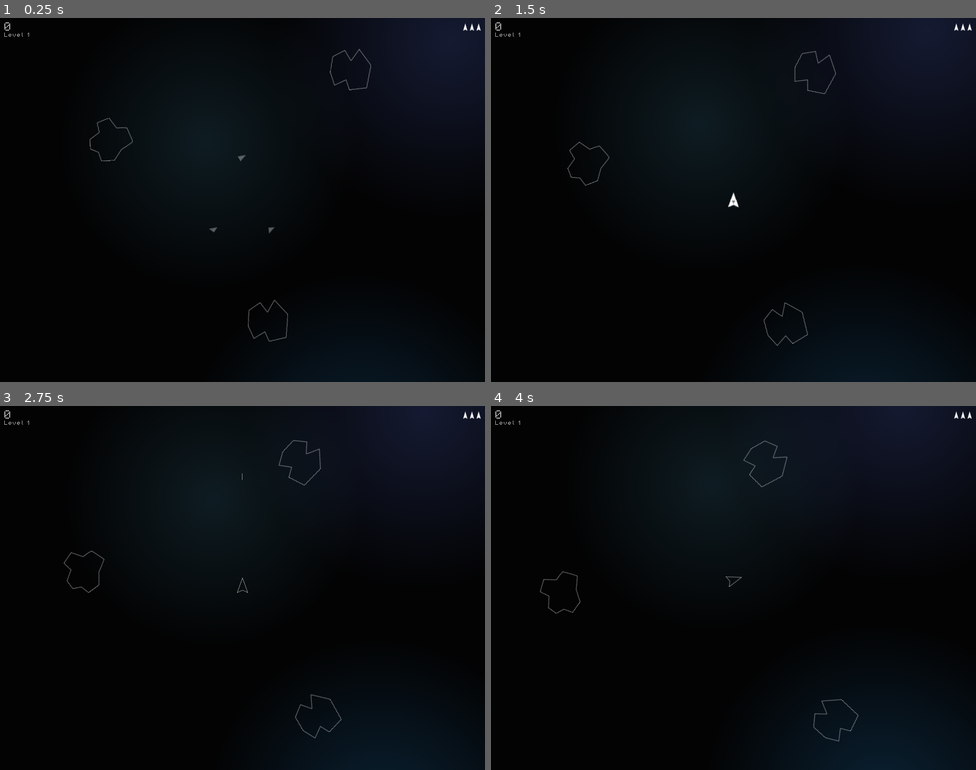
Above: before the commit, frames 1-4 (two rows, left to right).
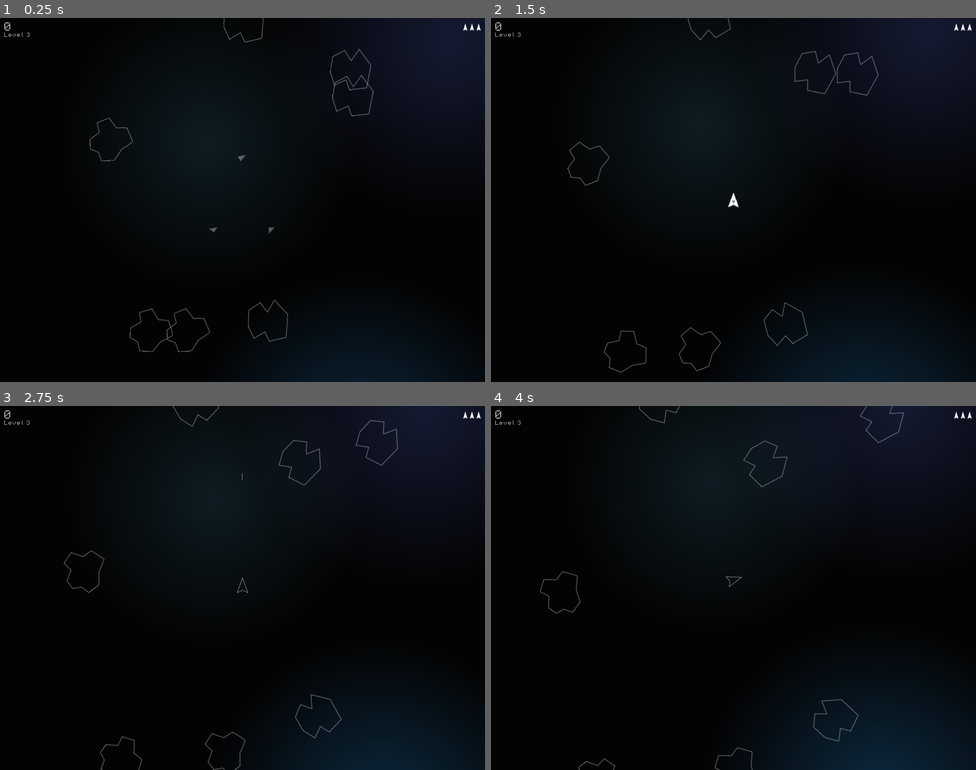
Above: after the commit, the same moments.

Repository: allgoodnames/destroid
Game: Godot game, scene res://main.tscn
Same seed, same stepped clock (60 frames per second), same inputs: the game is played once before the commit and once after it.
Inputs:
- Up to frame 1 (0.25 s): no input
- Up to frame 2 (1.5 s): tap Enter (shoot) at 0.5 s; hold Left (rotate_ccw) 0.53-1.28 s; hold Up (thrust) from 0.53 s (still down); tap Right (rotate_cw) at 1.35 s
- Up to frame 3 (2.75 s): release Up (thrust) at 2.03 s; hold Enter (shoot) from 2.03 s (still down)
- Up to frame 4 (4 s): release Enter (shoot) at 2.78 s; tap Left (rotate_ccw) at 2.85 s; hold Right (rotate_cw) from 3.53 s (still down)

The runs differ from the first frame. In frame 1, 0.3% of the frame differs, in the area x 5-77%, y 0-92%; in frame 2, 0.3%; in frame 3, 0.3%; in frame 4, 0.2%.

Commit message:
Can't remember

Diff:
--- a/main.tscn
+++ b/main.tscn
@@ -31,7 +31,7 @@
 }
 point_count = 9
 
-[node name="Main" type="Control"]
+[node name="Main" type="Control" unique_id=2056117462]
 layout_mode = 3
 anchors_preset = 15
 anchor_right = 1.0
@@ -40,7 +40,7 @@
 grow_vertical = 2
 script = ExtResource("1_ig7tw")
 
-[node name="ColorRect" type="ColorRect" parent="."]
+[node name="ColorRect" type="ColorRect" parent="." unique_id=1105058562]
 layout_mode = 0
 offset_right = 802.0
 offset_bottom = 603.0
@@ -48,17 +48,17 @@
 size_flags_vertical = 3
 color = Color(0.0110876, 0.0110876, 0.0110876, 1)
 
-[node name="Main UI" parent="." instance=ExtResource("3_h2yge")]
+[node name="Main UI" parent="." unique_id=899672484 instance=ExtResource("3_h2yge")]
 layout_mode = 1
 
-[node name="Path2D" type="Path2D" parent="."]
+[node name="Path2D" type="Path2D" parent="." unique_id=1166327]
 curve = SubResource("Curve2D_ig7tw")
 
-[node name="LightFollower" parent="Path2D" instance=ExtResource("2_0xm2m")]
+[node name="LightFollower" parent="Path2D" unique_id=252799827 instance=ExtResource("2_0xm2m")]
 position = Vector2(243, 201)
-rotation = 1.5458
+rotation = 1.5458015
 
-[node name="PointLight2D" type="PointLight2D" parent="Path2D/LightFollower"]
+[node name="PointLight2D" type="PointLight2D" parent="Path2D/LightFollower" unique_id=2029128285]
 position = Vector2(-1.04968, 1.97438)
 rotation = -1.5458
 scale = Vector2(9.33594, 9.08594)
@@ -66,32 +66,32 @@
 energy = 6.79
 texture = SubResource("GradientTexture2D_0xm2m")
 
-[node name="Path2D2" type="Path2D" parent="."]
+[node name="Path2D2" type="Path2D" parent="." unique_id=1213645185]
 position = Vector2(4, 11.1313)
 scale = Vector2(1, 0.998413)
 curve = SubResource("Curve2D_0xm2m")
 
-[node name="LightFollower" parent="Path2D2" instance=ExtResource("2_0xm2m")]
+[node name="LightFollower" parent="Path2D2" unique_id=1286862351 instance=ExtResource("2_0xm2m")]
 position = Vector2(627, 420)
-rotation = -1.79105
+rotation = -1.7910451
 
-[node name="PointLight2D2" type="PointLight2D" parent="Path2D2/LightFollower"]
+[node name="PointLight2D2" type="PointLight2D" parent="Path2D2/LightFollower" unique_id=682918021]
 position = Vector2(15.3804, 13.691)
 rotation = 1.79105
 scale = Vector2(9.41406, 8.99219)
-color = Color(1, 3.867, 6.077, 0.453)
+color = Color(1, 3.867, 6.077, 0.58)
 energy = 6.33
 texture = SubResource("GradientTexture2D_0xm2m")
 
-[node name="Path2D4" type="Path2D" parent="."]
+[node name="Path2D4" type="Path2D" parent="." unique_id=1150329824]
 position = Vector2(81, -8)
 curve = SubResource("Curve2D_1bvp3")
 
-[node name="LightFollower" parent="Path2D4" instance=ExtResource("2_0xm2m")]
+[node name="LightFollower" parent="Path2D4" unique_id=179106446 instance=ExtResource("2_0xm2m")]
 position = Vector2(221, 503)
-rotation = -2.73344
+rotation = -2.7334435
 
-[node name="PointLight2D4" type="PointLight2D" parent="Path2D4/LightFollower"]
+[node name="PointLight2D4" type="PointLight2D" parent="Path2D4/LightFollower" unique_id=1410569295]
 position = Vector2(-11.436, -3.77066)
 rotation = 2.73344
 scale = Vector2(7.67188, 7.67188)
--- a/project.godot
+++ b/project.godot
@@ -8,11 +8,15 @@
 
 config_version=5
 
+[animation]
+
+compatibility/default_parent_skeleton_in_mesh_instance_3d=true
+
 [application]
 
 config/name="Destroid"
 run/main_scene="uid://8llyol0yj45k"
-config/features=PackedStringArray("4.4", "Forward Plus")
+config/features=PackedStringArray("4.7", "Forward Plus")
 config/icon="res://icon.svg"
 
 [display]
--- a/scripts/main.gd
+++ b/scripts/main.gd
@@ -4,7 +4,7 @@
 
 static var instance: Main  # global reference
 
-const INITIAL_LEVEL = 1;
+const INITIAL_LEVEL = 3;
 const INITIAL_LIVES = 3;
 const ONE_UP_PER_SCORE = 10000;
 
Not shown: 1 places in main.tscn that only renumber resources
